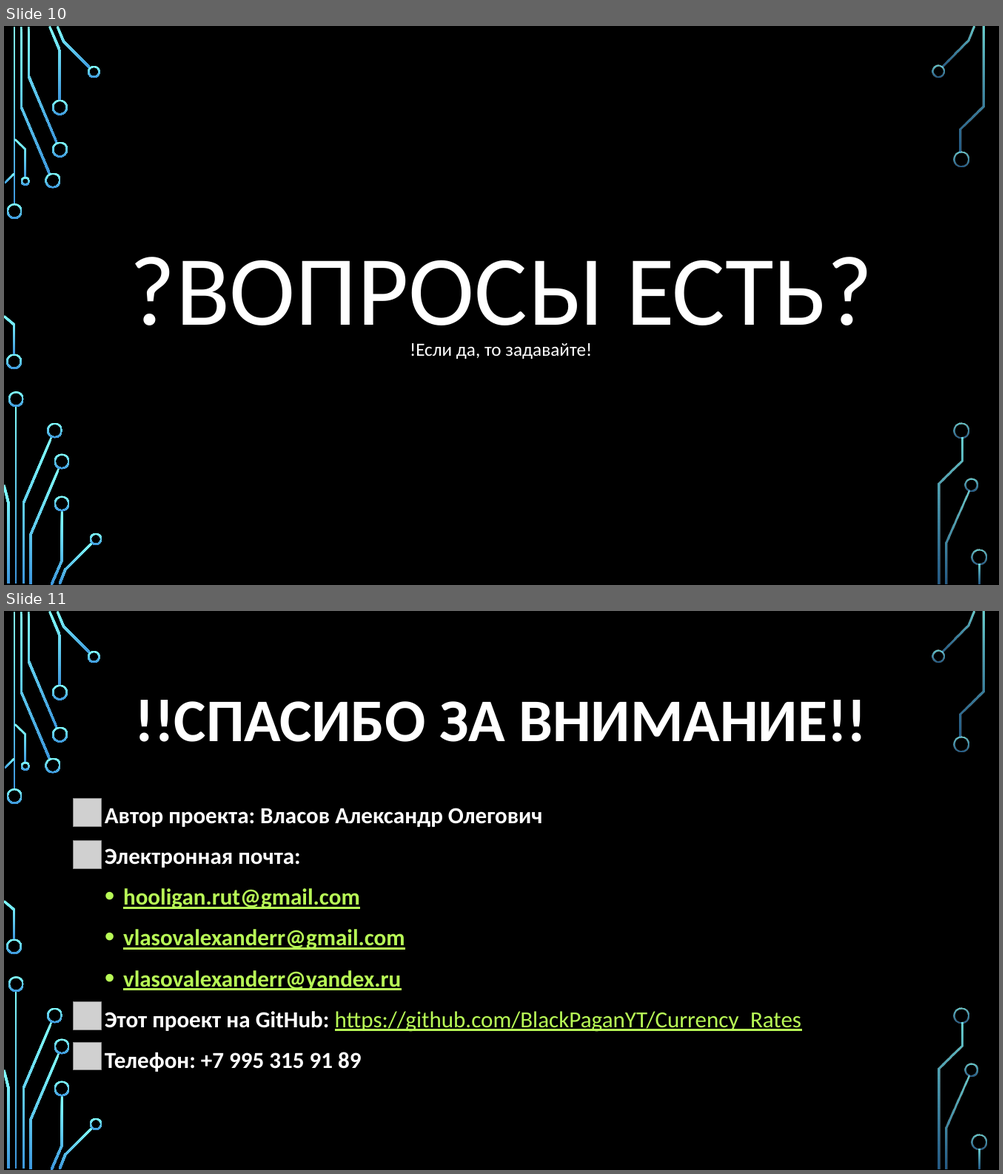
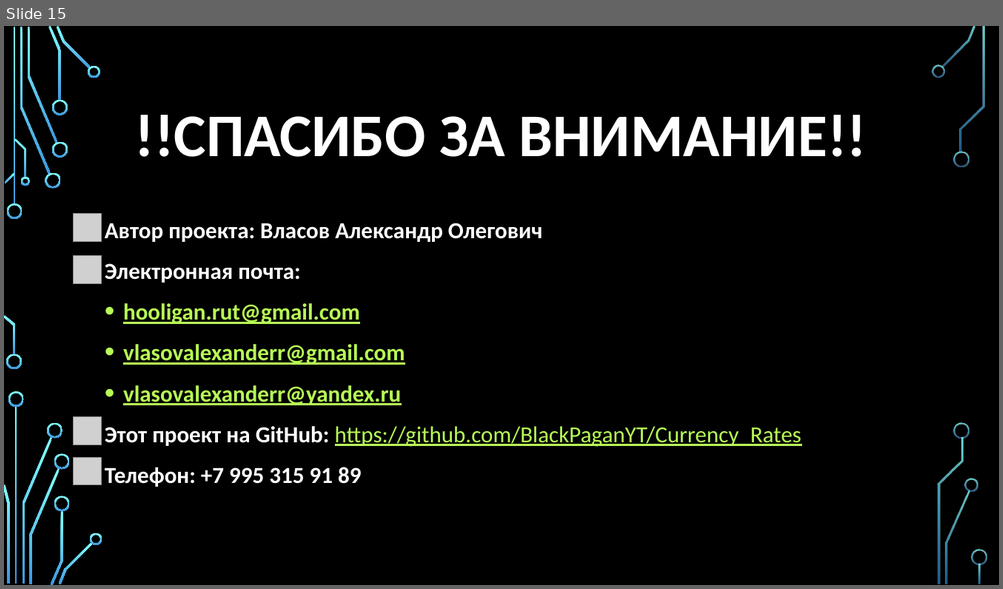
Before and after one commit to BlackPaganYT/Currency_Rates, a slide deck: Конвентатор валют.pptx. Shown one above the other, each under a label of ours: slides 10 and 11 before the commit, slide 15 after it. The pictures are 1003x1174 and 1003x589 pixels, drawn with LibreOffice and Linux fonts; fonts in the diff are those of the drawing; grey boxes stand for pictures; background and template pictures are left out. Boxes give left, top, right and bottom in pixels: in the first picture for what was removed or moved away, otherwise in the second. Text is boxed around its words. In the diff, an @@ line names an element or a change of style, - is before the commit and + after.

```diff
--- a/Конвентатор валют.pptx
+++ b/Конвентатор валют.pptx
@@ slide 10 removed at <box>4,26,999,585</box>, background picture (left out); not listed: 36 template elements that a slide beside it also shows @@
@@ title removed at <box>130,257,872,349</box> @@
-?ВОПРОСЫ ЕСТЬ?
@@ text removed at <box>410,343,592,359</box> @@
-!Если да, то задавайте!
@@ what was slide 11 is now slide 15 @@
```
Also in this commit, not shown: 9 slides changed, 5 slides added.
